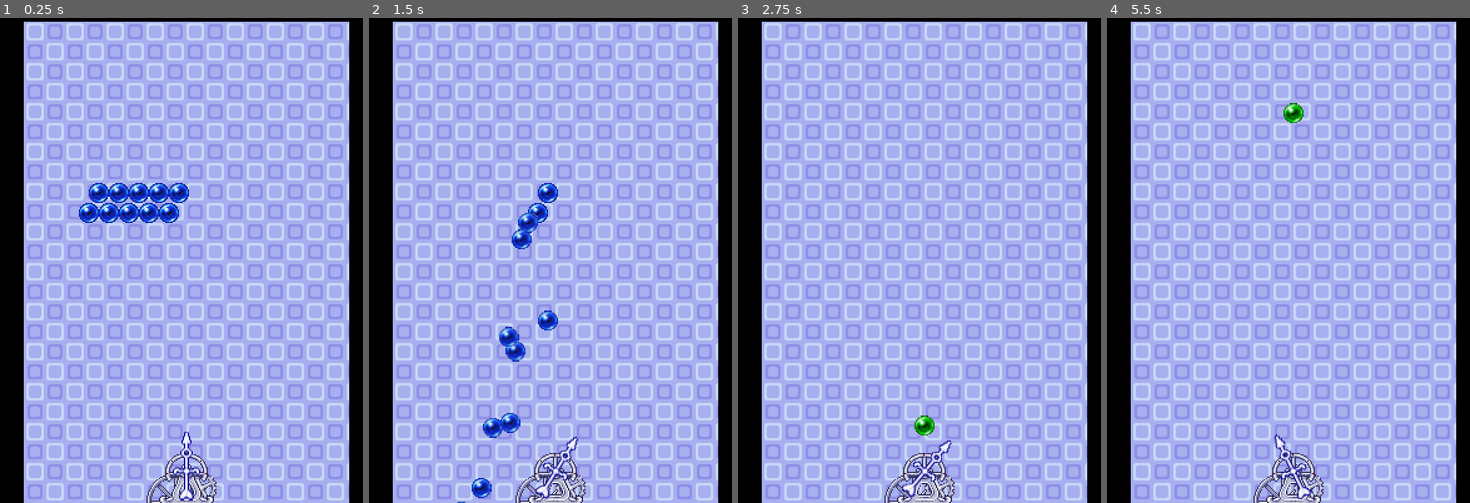
Above: before the commit, frames 1-4 (left to right).
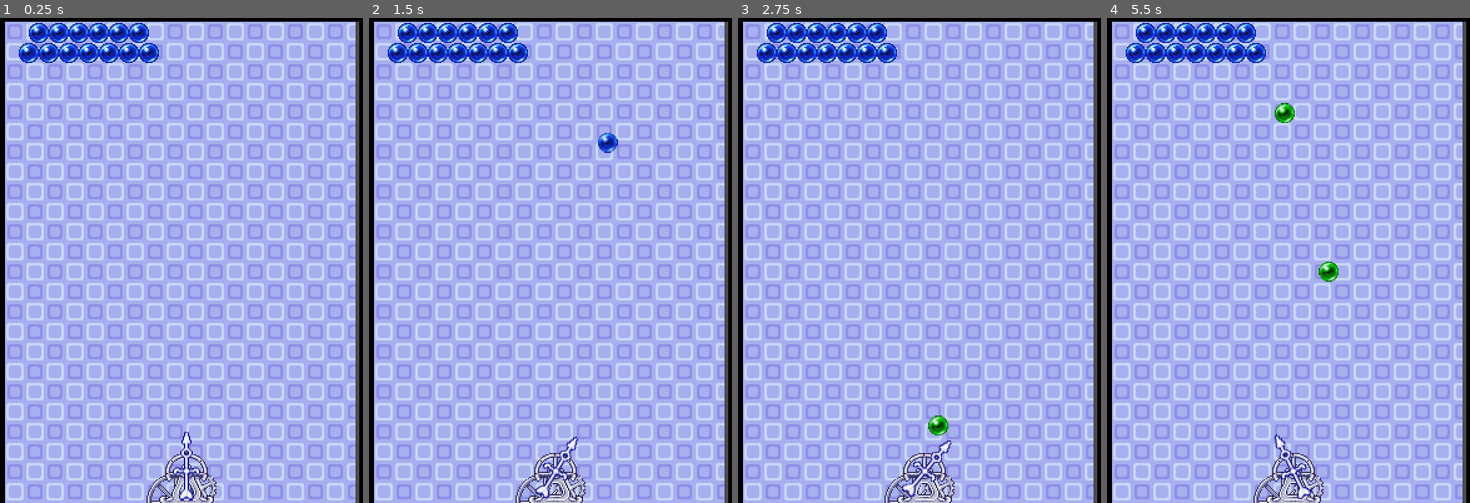
Above: after the commit, the same moments.

Repository: Demoli/Bobble
Game: Godot game, scene res://scenes/Level.tscn
Same seed, same stepped clock (60 frames per second), same inputs: the game is played once before the commit and once after it.
Inputs (mouse positions are in pixels of both pictures, inside the frame that each line leads up to):
- Up to frame 1 (0.25 s): no input
- Up to frame 2 (1.5 s): tap Enter at 0.5 s; move the mouse to (637, 226) at 0.52 s; hold D (rotate_right) 0.53-1.28 s; hold Space (fire) 0.53-1.28 s; click (637, 226) at 0.67 s; move the mouse to (481, 279) at 1.27 s; hold A (rotate_left) from 1.28 s (still down); tap Space (fire) at 1.35 s
- Up to frame 3 (2.75 s): move the mouse to (963, 144) at 2.02 s; release A (rotate_left) at 2.03 s; hold D (rotate_right) from 2.03 s (still down); hold Space (fire) from 2.03 s (still down)
- Up to frame 4 (5.5 s): move the mouse to (1273, 352) at 2.77 s; release Space (fire) at 2.78 s; tap Space (fire) at 2.85, 4.35 s; click (1273, 352) at 2.92 s; move the mouse to (1404, 328) at 3.52 s; release D (rotate_right) at 3.53 s; hold Space (fire) 3.53-4.28 s; hold A (rotate_left) from 3.53 s (still down); move the mouse to (1179, 178) at 4.27 s; move the mouse to (1313, 250) at 5.02 s; hold Space (fire) from 5.03 s (still down); click (1313, 250) at 5.17 s

The runs differ from the first frame. In frame 1, 12% of the frame differs, in the area x 1-99%, y 0-100%; in frame 2, 12%; in frame 3, 11%; in frame 4, 11%.

Commit message:
Fix pointer rotatio, remove tiles from tilemap scene
Tiles can be managed in the level instance.

Diff:
--- a/scenes/BubbleGrid.tscn
+++ b/scenes/BubbleGrid.tscn
@@ -8,5 +8,4 @@
 cell_size = Vector2( 16, 16 )
 cell_half_offset = 0
 format = 1
-tile_data = PoolIntArray( 589828, 0, 0, 589829, 0, 0, 589830, 0, 0, 589831, 0, 0, 589832, 0, 0, 655364, 0, 0, 655365, 0, 0, 655366, 0, 0, 655367, 0, 0, 655368, 0, 0 )
 script = ExtResource( 2 )
--- a/scenes/Cannon.gd
+++ b/scenes/Cannon.gd
@@ -43,6 +43,6 @@
 	if not loaded_bubble:
 		return
 
-	loaded_bubble.fire(rotation)
+	loaded_bubble.fire($Pointer.rotation)
 	loaded_bubble = null
 	$ReloadTimer.start()
--- a/scenes/Level.tscn
+++ b/scenes/Level.tscn
@@ -20,12 +20,14 @@
 position = Vector2( 150, 380 )
 
 [node name="LeftWall" parent="." instance=ExtResource( 3 )]
+position = Vector2( -15, 5 )
 
 [node name="TopWall" parent="." instance=ExtResource( 3 )]
-position = Vector2( 280, 0 )
+position = Vector2( 288.185, 0 )
 
 [node name="RightWall" parent="." instance=ExtResource( 3 )]
-position = Vector2( 595, -5 )
+position = Vector2( 590, -5 )
 rotation = 1.57079
 
 [node name="BubbleTilemap" parent="." instance=ExtResource( 4 )]
+tile_data = PoolIntArray( 65537, 0, 0, 65538, 0, 0, 65539, 0, 0, 65540, 0, 0, 65541, 0, 0, 65542, 0, 0, 131073, 0, 0, 131074, 0, 0, 131075, 0, 0, 131076, 0, 0, 131077, 0, 0, 131078, 0, 0, 131079, 0, 0 )
